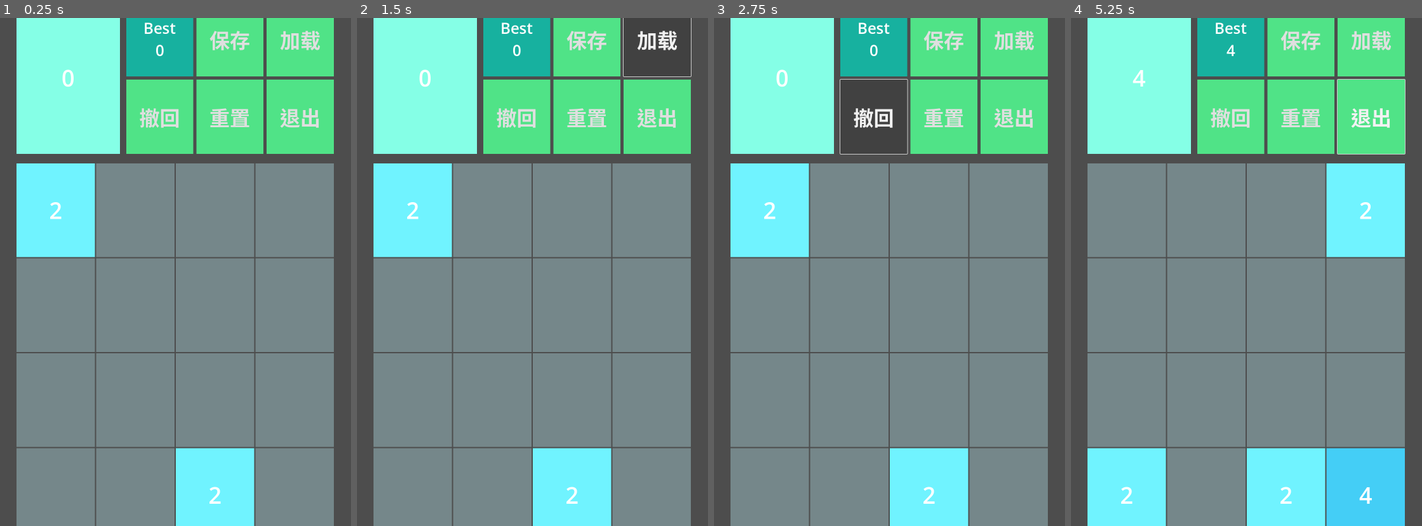
Above: before the commit, frames 1-4 (left to right).
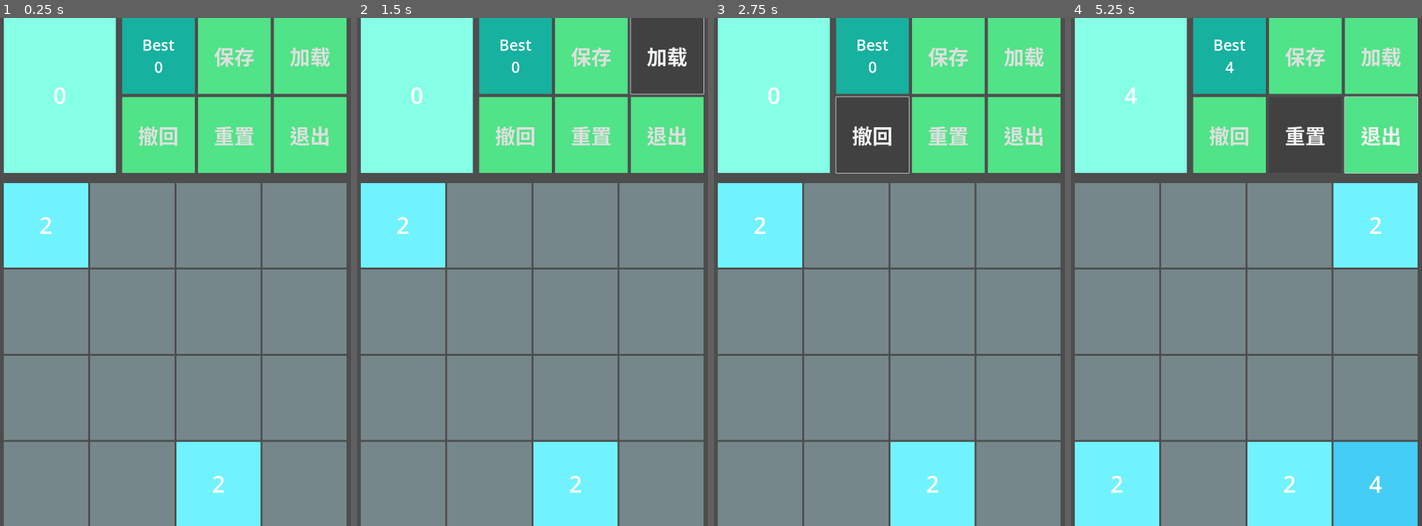
Above: after the commit, the same moments.

Repository: liphx/Godot-2048
Game: Godot game, scene res://2048.tscn
Two runs of this game, one before a commit and one after it. Both use one fixed random seed, a clock stepped at 60 frames per second and the inputs below.
Inputs (mouse positions are in pixels of both pictures, inside the frame that each line leads up to):
- Up to frame 1 (0.25 s): no input
- Up to frame 2 (1.5 s): click "保存" at 0.5 s; click "加载" at 1.25 s
- Up to frame 3 (2.75 s): click "撤回" at 2 s
- Up to frame 4 (5.25 s): click "重置" at 2.75 s; tap Enter at 3.5 s; move the mouse to (1334, 246) at 3.52 s; hold Right (right) 3.53-4.28 s; click (1334, 246) at 3.67 s; move the mouse to (1165, 297) at 4.27 s; hold Down (down) 4.28-5.03 s; move the mouse to (1285, 160) at 5.02 s; hold Right (right) from 5.03 s (still down)

The runs differ from the first frame. In frame 1, 23% of the frame differs, in the area x 1-99%, y 0-100%; in frame 2, 23%; in frame 3, 22%; in frame 4, 25%.

Commit message:
2024-09-18 17:40:58

Diff:
--- a/2048.gd
+++ b/2048.gd
@@ -179,7 +179,6 @@
     numbers[pos2[0]][pos2[1]] = 2
     numbers_back = numbers.duplicate(true)
 
-
 func _on_save_pressed() -> void:
     save("user://2048.json")
 
--- a/2048.tscn
+++ b/2048.tscn
@@ -33,13 +33,13 @@
 anchor_top = 0.5
 anchor_right = 0.5
 anchor_bottom = 0.5
-offset_left = -500.0
-offset_top = -850.0
-offset_right = 500.0
-offset_bottom = 850.0
+offset_left = -540.0
+offset_top = -800.0
+offset_right = 540.0
+offset_bottom = 800.0
 grow_horizontal = 2
 grow_vertical = 2
-theme_override_constants/separation = 30
+theme_override_constants/separation = 32
 
 [node name="HBoxContainer" type="HBoxContainer" parent="body"]
 layout_mode = 2
@@ -119,7 +119,9 @@
 [node name="GridContainer" type="GridContainer" parent="body"]
 layout_mode = 2
 size_flags_vertical = 3
-size_flags_stretch_ratio = 2.49
+size_flags_stretch_ratio = 2.21
+theme_override_constants/h_separation = 6
+theme_override_constants/v_separation = 6
 
 [node name="Timer" type="Timer" parent="."]
 wait_time = 5.0
--- a/project.godot
+++ b/project.godot
@@ -19,6 +19,7 @@
 
 window/size/viewport_width=1240
 window/size/viewport_height=2772
+window/size/mode=2
 window/handheld/orientation=1
 
 [input]
